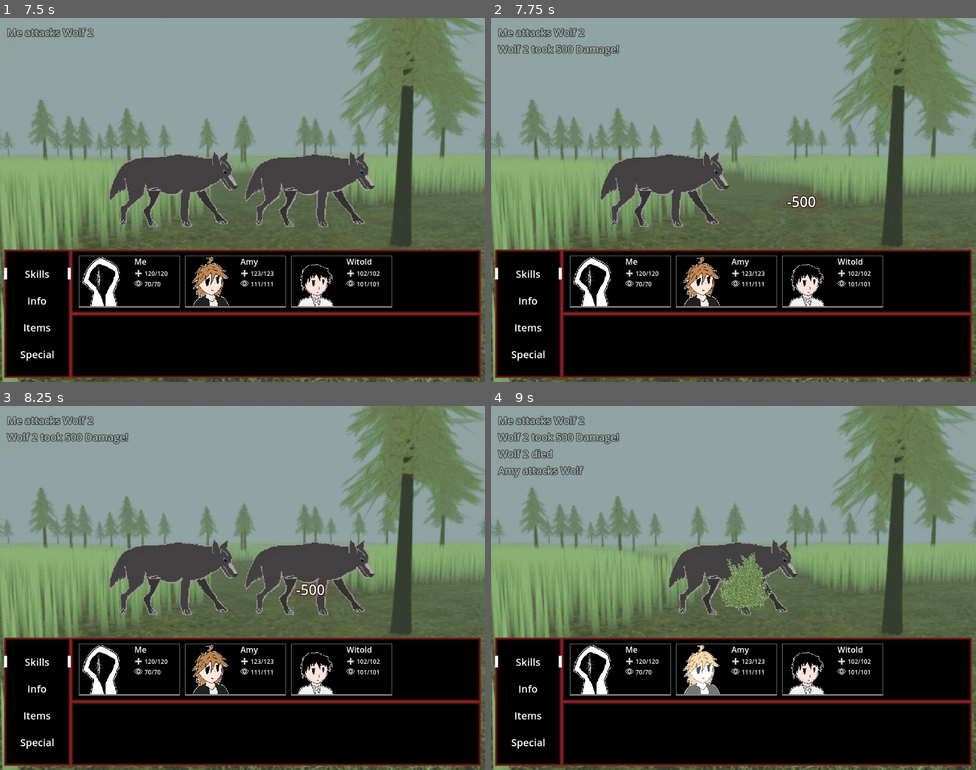
Above: before the commit, frames 1-4 (two rows, left to right).
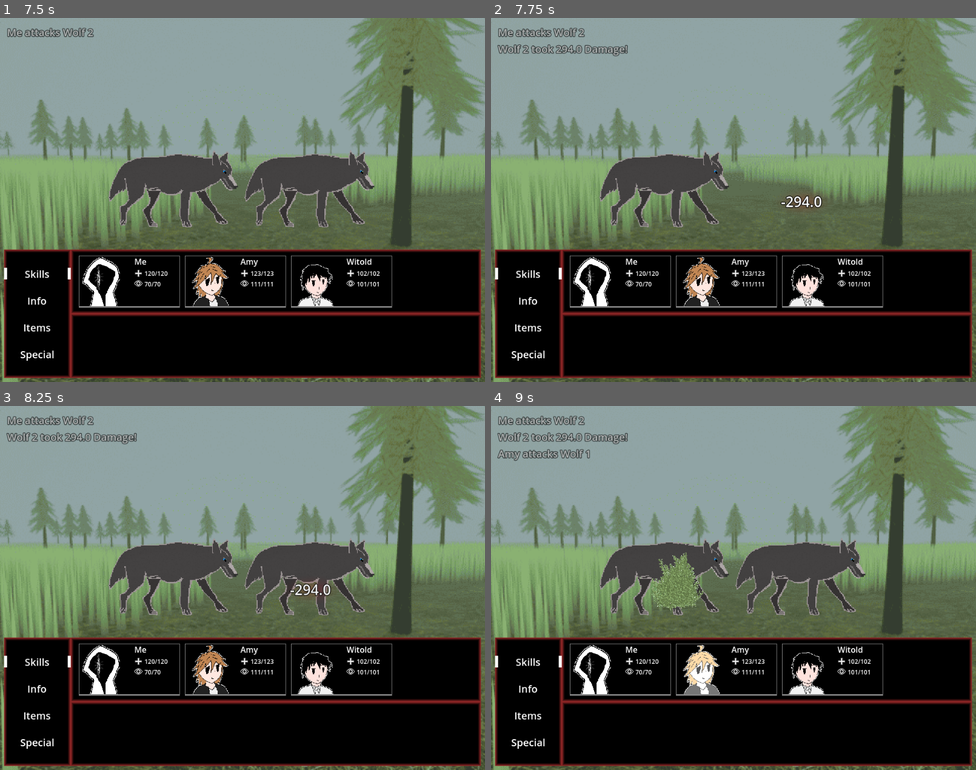
Above: after the commit, the same moments.

Repository: Herosege/PureKillRot
Game: Godot game, scene res://Scenes/fight_scene.tscn
Same seed, same stepped clock (60 frames per second), same inputs: the game is played once before the commit and once after it. This scene is started directly instead of the project's main scene.
Inputs:
- Up to frame 1 (7.5 s): hold Right (move_right) 0.53-1.28 s; tap Z (accept) at 0.6, 1.55, 2, 2.1, 2.75, 2.85, 3.8, 4.25, 4.35, 5.1, 6.05, 6.6, 7.35 s; tap Enter at 1.25 s; hold X (back) 1.28-2.03 s; tap Shift (Sprint) at 1.35, 5.85 s; hold Right (move_right) 2.03-2.78 s; hold Up (move_up) 2.78-3.53 s; hold Shift (Sprint) 3.53-4.28 s; hold Left (move_left) 3.53-5.03 s; hold X (back) 5.03-5.78 s; hold Right (move_right) 5.78-6.53 s; hold Up (move_up) 6.53-7.28 s; hold Right (move_right) from 7.28 s (still down)
- Up to frame 2 (7.75 s): keep holding Right (move_right)
- Up to frame 3 (8.25 s): tap Z (accept) at 8 s; release Right (move_right) at 8.03 s; hold X (back) from 8.03 s (still down); hold Shift (Sprint) from 8.03 s (still down)
- Up to frame 4 (9 s): tap Z (accept) at 8.3, 8.85 s; release X (back) at 8.78 s; release Shift (Sprint) at 8.78 s; hold Left (move_left) from 8.78 s (still down)

Frame 1 is identical in both runs. In frame 2, 0.4% of the frame differs, in the area x 13-69%, y 7-53%; in frame 3, 0.4%; in frame 4, 7.0%, in the area x 1-78%, y 7-58%.

Commit message:
Made skill effects into functions, skills now scale with attacker's stats and defender's defence

Diff:
--- a/Resources/Customs/Templates/skill.gd
+++ b/Resources/Customs/Templates/skill.gd
@@ -5,24 +5,18 @@
 var Description : String
 var Icon : CompressedTexture2D
 
-var Effect : int
-var Values : Array
+var Effect
 
 var AnimSprites : Array
 var AnimDuration : float
 
-#func UseSkill()->bool:
-	#if Effect:
-		#Effect.call()
-		#return true
-	#else:
-		#return false
+func UseSkill(Caster,Reciever):
+	return Effect.call(Caster,Reciever)
 
-func _init(a,b,c,d,e,f,g = 1.0):
+func _init(a,b,c,d,e,f = 1.0):
 	Name = a
 	Description = b
 	Icon = c
-	Effect = d
-	Values = e
-	AnimSprites = f
-	AnimDuration = g
+	AnimSprites = d
+	Effect = e
+	AnimDuration = f
--- a/Resources/Customs/Templates/status.gd
+++ b/Resources/Customs/Templates/status.gd
@@ -10,8 +10,8 @@
 var Duration : int
 var Stacks : int
 
-func ActivateEffect():
-	Effect.call()
+func ActivateEffect(creature):
+	Effect.call(creature)
 
 func _init(a,b,c):
 	Name = a
--- a/Script/GlobalClasses/SkillDatabase.gd
+++ b/Script/GlobalClasses/SkillDatabase.gd
@@ -5,46 +5,62 @@
 func GetSkill(ID:int)->Skill:
 	return ArraySkills[ID] if ID < ArraySkills.size() else Err
 
+const BASE_SCALING := 0.02
+
 var Err = Skill.new(
 	"TissueSlap",
 	"Fuck them up",
 	load("res://Assets/Textures/Environment/bush2.png"),
-	Enums.TSkill.Damage,
-	[100,0],
-	[load("res://Assets/Textures/Environment/bush2.png")]
+	[load("res://Assets/Textures/Environment/bush2.png")],
+	func(Caster,Reciever):
+		var BDamage := 15.0
+		var Damage = BDamage * (1 + (0.02 * Caster.PhysicalStrength))
+		Reciever.TakeDamage(Damage)
+		return [[Enums.TSkill.Damage],[Damage]]
 )
 
 var Skill_Attack = Skill.new(
 	"Attack",
 	"Deal damage to your opponent",
 	load("res://Assets/Textures/Environment/bush2.png"),
-	Enums.TSkill.Damage,
-	[500,0],
 	[
 		load("res://Assets/Textures/Environment/bush2.png"),
 		load("res://Assets/Textures/Sprites_normal/Characters/me1_d.png")
-
-	]
+	],
+	func(Caster,Reciever):
+		var BDamage := 250.0
+		var DamageScaling = 1.0
+		var Damage = BDamage * (1 + (DamageScaling * BASE_SCALING * Caster.PhysicalStrength)) * (1 - (BASE_SCALING * Reciever.Defence))
+		Reciever.TakeDamage(Damage)
+		return [[Enums.TSkill.Damage],[Damage]]
 )
 var Skill_Defend = Skill.new(
 	"Defend",
 	"Reduce incoming damage",
 	load("res://Assets/Textures/Environment/bush2.png"),
-	Enums.TSkill.Damage,
-	[100,0],
 	[
 		load("res://Assets/Textures/Environment/bush2.png"),
 		load("res://Assets/Textures/Sprites_normal/Characters/me1_u.png"),
 		load("res://Assets/Textures/Environment/bush2.png"),
 		load("res://Assets/Textures/Sprites_normal/Characters/me1_u.png")
 
-	]
+	],
+	func(Caster,Reciever):
+		var BDamage := 100.0
+		var DamageScaling = 2.0
+		var Damage = BDamage * (1 + (DamageScaling * BASE_SCALING * Caster.PhysicalStrength)) * (1 - (BASE_SCALING * Reciever.Defence))
+		Reciever.TakeDamage(Damage)
+		return [[Enums.TSkill.Damage],[Damage]]
 )
 var Skill_FastAttack = Skill.new(
 	"FastAttack",
 	"Induces bleeding",
 	load("res://Assets/Textures/Environment/bush2.png"),
-	Enums.TSkill.Damage,
-	[100,0],
-	[load("res://Assets/Textures/Sprites_normal/Characters/walk2_d.png")]
+	[load("res://Assets/Textures/Sprites_normal/Characters/walk2_d.png")],
+	func(Caster,Reciever):
+		var BDamage := 500.0
+		var DamageScaling = 0.5
+		var Damage = BDamage * (1 + (DamageScaling * BASE_SCALING * Caster.PhysicalStrength)) * (1 - (BASE_SCALING * Reciever.Defence))
+		Reciever.TakeDamage(Damage)
+		return [[Enums.TSkill.Damage],[Damage]]
 )
--- a/Script/GlobalClasses/StatusDatabase.gd
+++ b/Script/GlobalClasses/StatusDatabase.gd
@@ -8,20 +8,20 @@
 var Err = StatusEff.new(
 	"wormy",
 	load("res://Assets/Textures/Environment/bush2.png"),
-	func ():
+	func (creature):
 		pass
 )
 
 var Bleeding = StatusEff.new(
-	"wormy",
+	"bleeding",
 	load("res://Assets/Textures/Environment/bush2.png"),
-	func ():
+	func (creature):
 		pass
 )
 
 var Tired = StatusEff.new(
-	"wormy",
+	"tired",
 	load("res://Assets/Textures/Environment/bush2.png"),
-	func ():
+	func (creature):
 		pass
 )
--- a/Script/fight_scene.gd
+++ b/Script/fight_scene.gd
@@ -411,7 +411,7 @@
 			AttackTextureAnim(Sprts,STimes,EnemNode.global_position+EnemNode.size/2)
 
 			await SkillUseTimer.timeout
-			SkillUse(SkillT,TargetArray,TargetType,EnemyType,AttackedName)
+			SkillUse(SkillT,TargetArray,TargetType,EnemyType,AttackerType,AttackedName)
 			DamagedFlashAnim(EnemNode)
 
 			SkillUseTimer.start(0.85)
@@ -441,21 +441,28 @@
 		TempBuf[2] = FightParty[TempBuf[2]]
 		ActionBuffer.append(TempBuf)
 
-func SkillUse(SkillT,TargetArray,TargetType,EnemyType,AttackedName):
+func SkillUse(SkillT,TargetArray,TargetType,EnemyType,AttackerType,AttackedName):
 	var Effect = SkillDB.GetSkill(SkillT[0]).Effect
-	var Vals = SkillDB.GetSkill(SkillT[0]).Values
-
-	match Effect:
-		Enums.TSkill.Damage:
-			CheckEndFight()
-			if SkillT[1] == IsAttacked.character:
-				if EnemyType.Dead == true:
-					TargetType = FightParty[randi()%FightParty.size()]
-					EnemyType = TargetArray[TargetType]
-			EnemyType.TakeDamage(Vals[0])
-			SignalBus.emit_signal("AnnounceAction", AttackedName + " took " + str(Vals[0]) + " Damage!")
-			UpdateProfiles()
-			DamageNumberAnim(Vals[0])
+	#var Vals = SkillDB.GetSkill(SkillT[0]).Values
+
+	#match Effect:
+		#Enums.TSkill.Damage:
+	CheckEndFight()
+	if SkillT[1] == IsAttacked.character:
+		if EnemyType.Dead == true:
+			TargetType = FightParty[randi()%FightParty.size()]
+			EnemyType = TargetArray[TargetType]
+	#Vals[0] - enums, value type   Vals[1] - values corresponding to the type
+	var Vals = SkillDB.GetSkill(SkillT[0]).UseSkill(AttackerType,EnemyType)
+	for i in Vals[0].size():
+		if Vals[0][i] == Enums.TSkill.Damage:
+			SignalBus.emit_signal("AnnounceAction", AttackedName + " took " + str(Vals[1][i]) + " Damage!")
+			DamageNumberAnim(Vals[1][i])
+		if Vals[0][i] == Enums.TSkill.ApplyStatus:
+			SignalBus.emit_signal("AnnounceAction", "Status effect applied")
+	#EnemyType.TakeDamage(Vals[0])
+	#SignalBus.emit_signal("AnnounceAction", AttackedName + " took " + str(Vals[0]) + " Damage!")
+	UpdateProfiles()
 
 func CheckEndFight()->bool:
 	if BattleEnemies.size() == 0:
@@ -539,9 +546,6 @@
 	queue_free()
 
 ### DOWN PANEL HANDLE ---------------------------------------------------------------------------------------
-
-func SetDownPanelMsg(Message):
-	pass
 
 
 ### TEXTBOX ------------------------------------------------------------------------------------------------------
